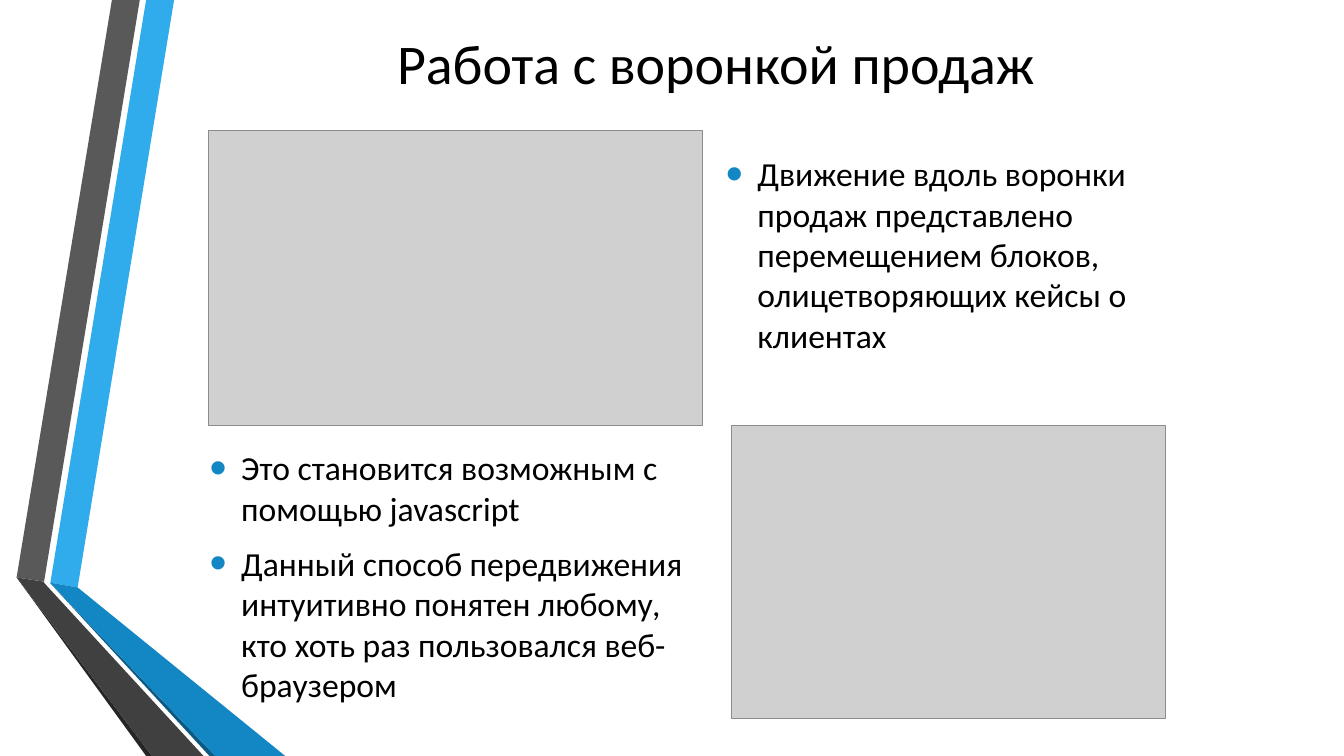
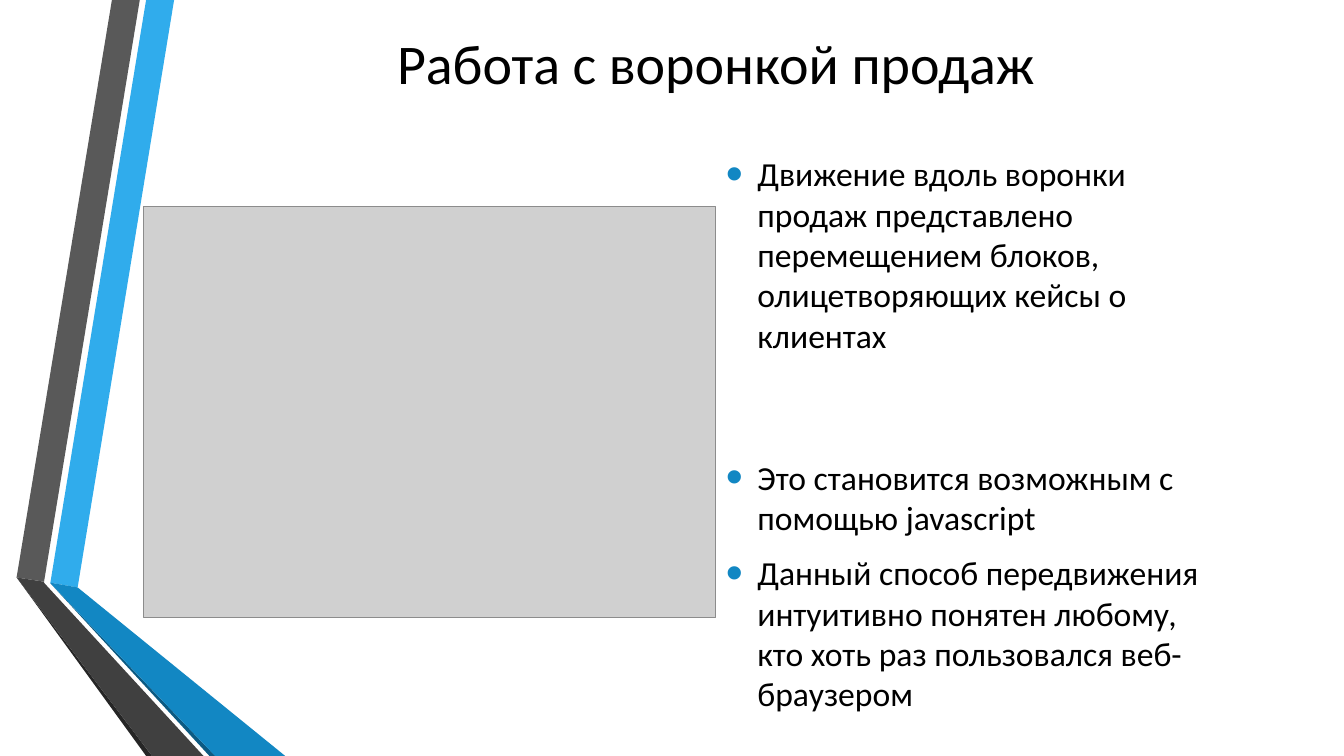
Before and after one commit to Yaroher2442/diplom-dev, a slide deck: slide 10 of diplom_preza.pptx. Drawn at 1344x756 pixels with LibreOffice and Linux fonts; fonts in the diff are those of the drawing; grey boxes stand for pictures; background and template pictures are left out. Boxes give left, top, right and bottom in pixels: in the first picture for what was removed or moved away, otherwise in the second. Text is boxed around its words. In the diff, an @@ line names an element or a change of style, - is before the commit and + after.

```diff
--- a/diplom_preza.pptx
+++ b/diplom_preza.pptx
@@ picture: place and size @@
-picture at (209, 131, 703, 425)
+picture at (144, 207, 717, 618)
@@ text "Это становится возможным с помощью ...": place and size @@
-text "Это становится возможным с помощью ..." at (241, 458, 683, 703)
+text "Это становится возможным с помощью ..." at (757, 468, 1199, 712)
@@ picture removed at (732, 425, 1167, 719) @@
```
Also in this commit, not shown: 9 other slides changed, 1 slide removed, 1 other file.
